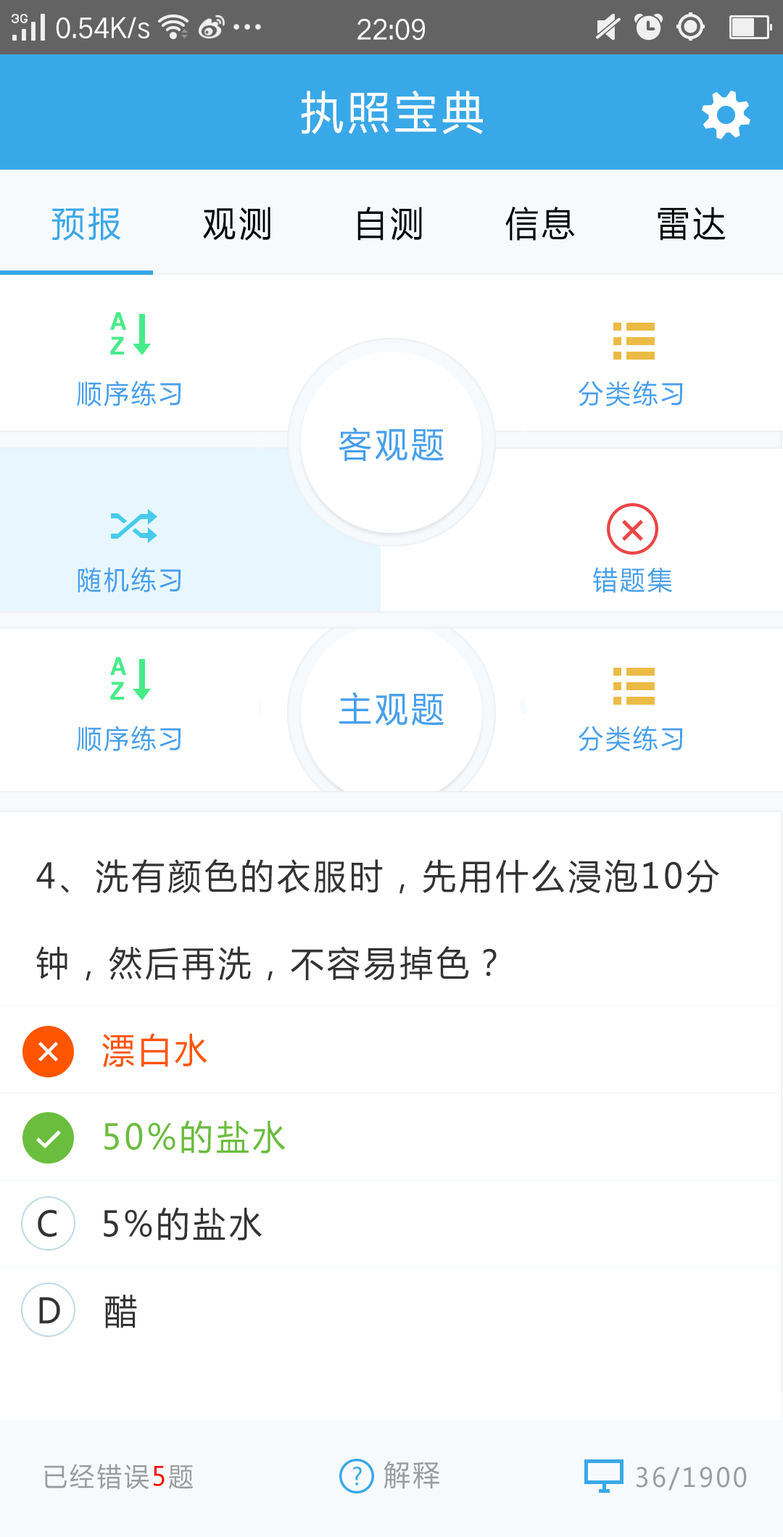
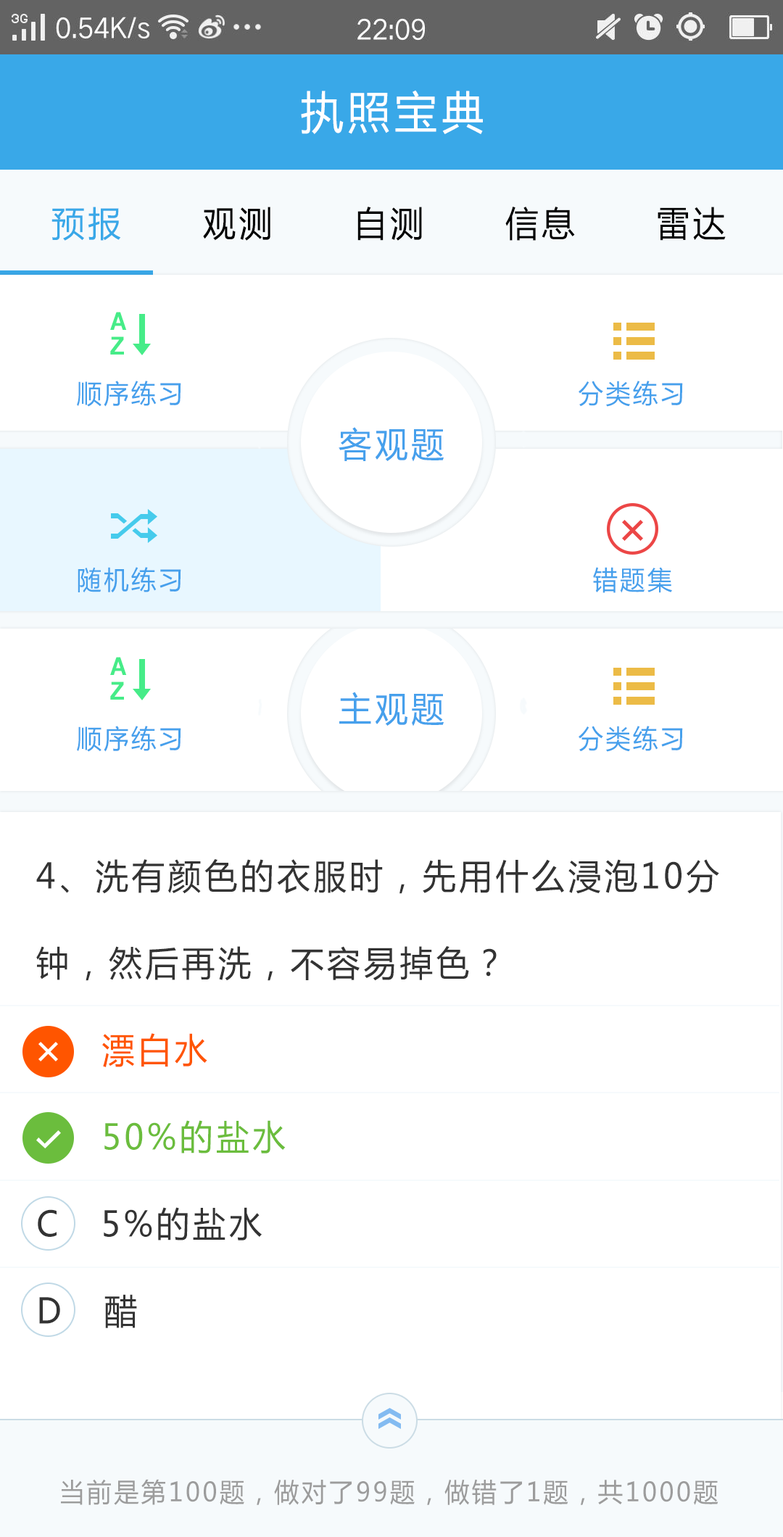
Layered file, before and after one edit (783 × 1537). Changes by layer:
hid "多边形 1" over [701, 90, 751, 140]
renamed "已经错误5题" to "当前是第100题，做对了99题，做错了1题，共1000题", painted on it over [44, 1463, 719, 1506]
removed layer "矩形 11 拷贝" from group "footer" over [598, 1489, 610, 1493]
removed layer "矩形 11" from group "footer" over [602, 1484, 607, 1493]
removed layer "矩形 10" from group "footer" over [584, 1459, 624, 1485]
removed layer "36/1900" from group "footer" over [636, 1466, 747, 1491]
added layer "形状 5 副本" in group "footer" over [378, 1417, 401, 1429]
added layer "形状 5" in group "footer" over [378, 1407, 401, 1420]
added layer "椭圆 6" in group "footer" over [363, 1394, 417, 1448]
hid "解释" over [383, 1460, 440, 1490]
hid "?" over [353, 1466, 362, 1486]
hid "椭圆 5" over [339, 1458, 375, 1494]
